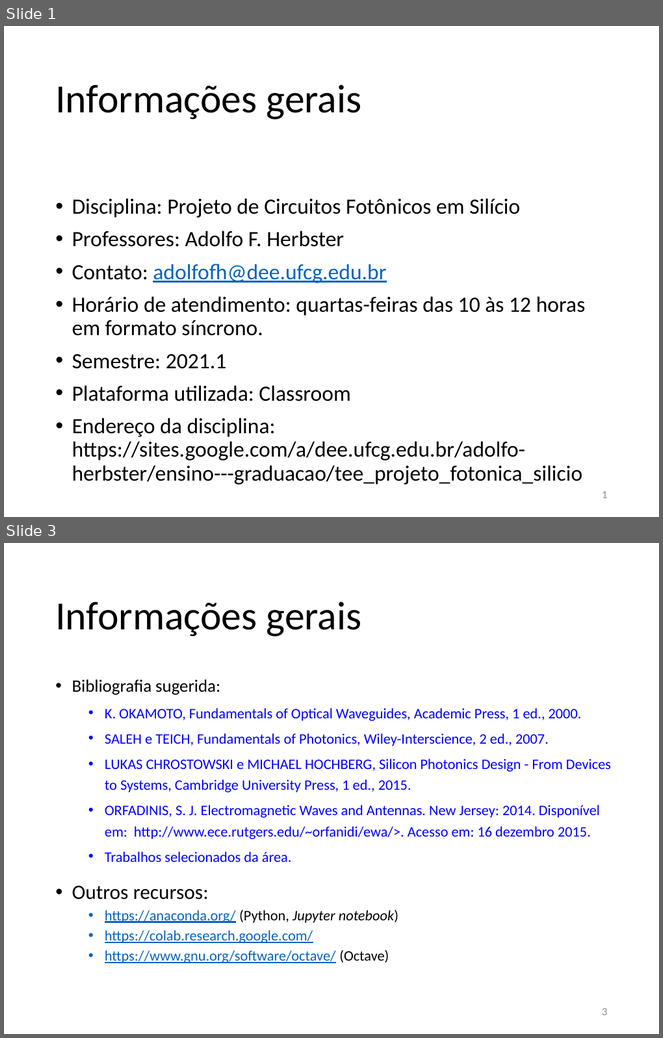
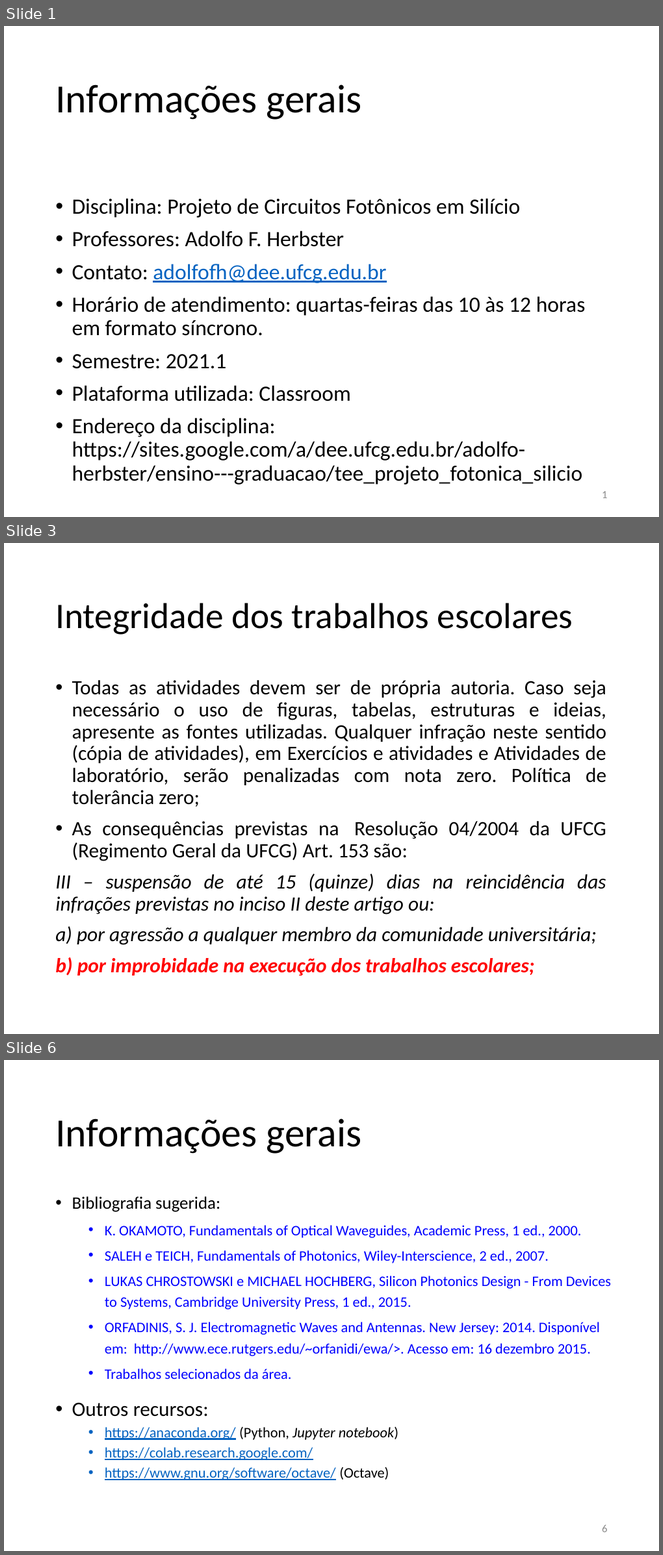
Before and after one commit to adophobr/PhotonicIntegratedCircuits, a slide deck: docs/InformaçõesGerais.pptx. Shown one above the other, each under a label of ours: slides 1 and 3 before the commit, slides 1, 3 and 6 after it; the slides between them are not shown. The pictures are 663x1038 and 663x1555 pixels, drawn with LibreOffice and Linux fonts; fonts in the diff are those of the drawing. Boxes give left, top, right and bottom in pixels: in the first picture for what was removed or moved away, otherwise in the second. Text is boxed around its words. In the diff, an @@ line names an element or a change of style, - is before the commit and + after.

```diff
--- a/docs/InformaçõesGerais.pptx
+++ b/docs/InformaçõesGerais.pptx
@@ slide 3 added at [4,543,659,1034], background #FFFFFF @@
@@ title added at [55,603,573,635], 39.6 pt, text #000000 @@
+Integridade dos trabalhos escolares
@@ text added at [55,680,607,976], 22.4 pt, text #000000 @@
+• Todas as atividades devem ser de própria autoria. Caso seja necessário o uso de figuras, tabelas, estruturas e ideias, apresente as fontes utilizadas. Qualquer infração neste sentido (cópia de atividades), em Exercícios e atividades e Atividades de laboratório, serão penalizadas com nota zero. Política de tolerância zero;
+• As consequências previstas na Resolução 04/2004 da UFCG (Regimento Geral da UFCG) Art. 153 são:
+III – suspensão de até 15 (quinze) dias na reincidência das infrações previstas no inciso II deste artigo ou:
+a) por agressão a qualquer membro da comunidade universitária;
+b) por improbidade na execução dos trabalhos escolares;
@@ what was slide 3 is now slide 6 @@
@@ page number at [602,1525,607,1533]: text changed @@
-3
+6
```
Also in this commit, not shown: 1 slide changed, 2 other slides added, 4 other files.
